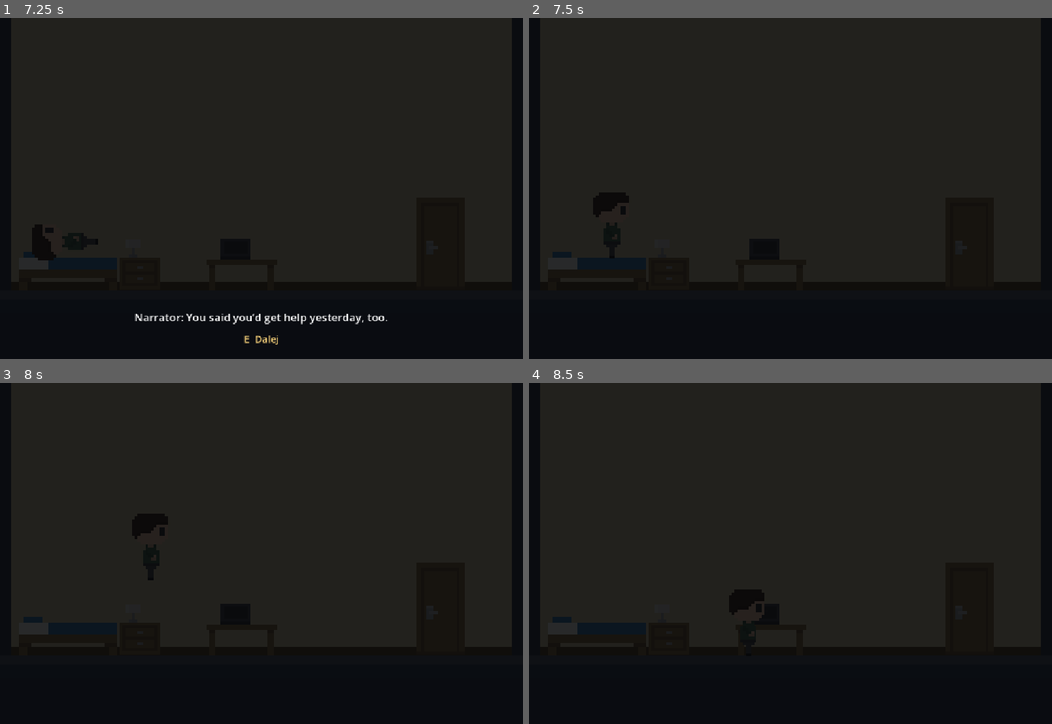
Above: before the commit, frames 1-4 (two rows, left to right).
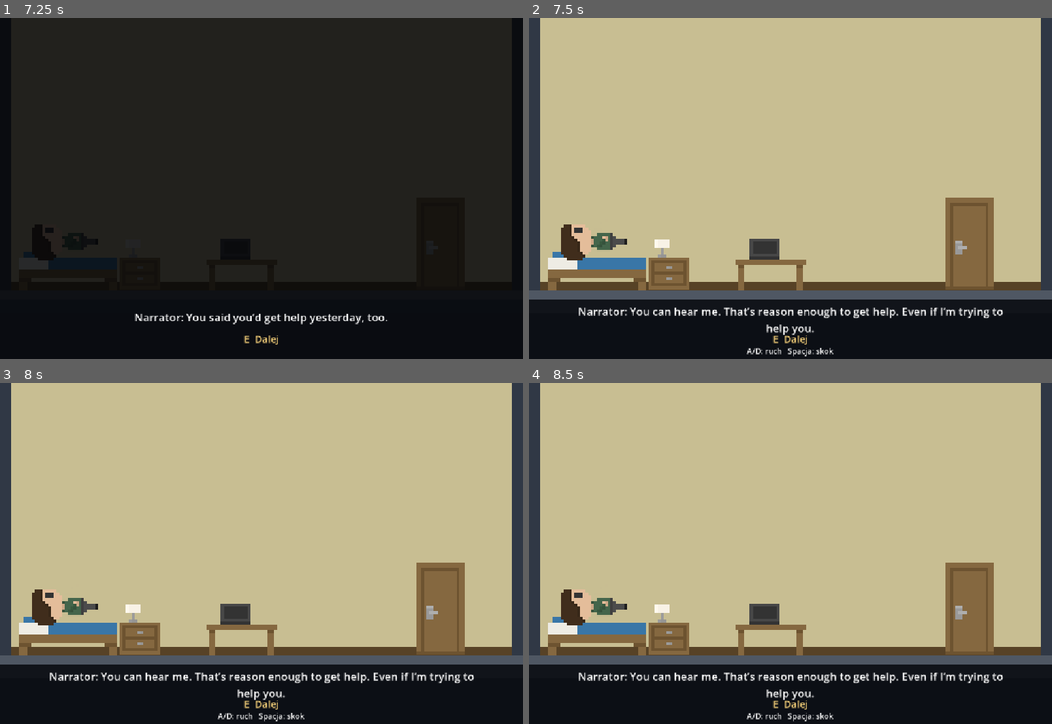
Above: after the commit, the same moments.

Repository: zjezdzalka/bounceBack
Game: Godot game, scene res://Scenes/Levels/room.tscn
Same seed, same stepped clock (60 frames per second), same inputs: the game is played once before the commit and once after it.
Inputs (mouse positions are in pixels of both pictures, inside the frame that each line leads up to):
- Up to frame 1 (7.25 s): tap Enter at 0.5, 2, 3.5 s; move the mouse to (376, 171) at 0.52 s; hold D 0.53-2.03 s; tap Q at 0.6, 3.6, 6.6 s; click (376, 171) at 0.67 s; tap Space at 0.77, 1.25, 1.52, 2.75, 3.02, 3.77, 4.25, 4.52, 6.02, 6.77 s; move the mouse to (156, 205) at 1.27 s; tap E at 1.35, 4.35 s; move the mouse to (313, 113) at 2.02 s; hold A 2.03-2.78 s; tap N at 2.1, 5.1 s; move the mouse to (235, 256) at 2.77 s; hold D 2.78-4.28 s; tap R at 2.85, 5.85 s; click (235, 256) at 2.92 s; move the mouse to (418, 239) at 3.52 s; move the mouse to (104, 137) at 4.27 s; hold A 4.28-5.03 s; move the mouse to (287, 188) at 5.02 s; hold D 5.03-5.78 s; click (287, 188) at 5.17 s; move the mouse to (183, 103) at 5.77 s; hold A from 5.78 s (still down); move the mouse to (376, 171) at 6.52 s
- Up to frame 2 (7.5 s): move the mouse to (685, 205) at 7.27 s; release A at 7.28 s; hold D from 7.28 s (still down); tap E at 7.35 s; click (685, 205) at 7.42 s
- Up to frame 3 (8 s): keep holding D; tap Space at 7.52 s
- Up to frame 4 (8.5 s): keep holding D; move the mouse to (842, 478) at 8.02 s; tap N at 8.1 s

Frame 1 is identical in both runs. In frame 2, 84% of the frame differs, in the area x 0-100%, y 0-100%; in frame 3, 84%; in frame 4, 84%.

Commit message:
cutscenka

Diff:
--- a/Scenes/Levels/house_level.gd
+++ b/Scenes/Levels/house_level.gd
@@ -181,9 +181,7 @@
 	target = ""
 	match stage:
 		Stage.ROOM:
-			if _near("Lamp", 112.0) and not lamp_on:
-				target = "Lamp"
-			elif _near("RoomKey", 65.0) and hallucinating and room_door_checked and not room_key:
+			if _near("RoomKey", 65.0) and hallucinating and room_door_checked and not room_key:
 				target = "RoomKey"
 			elif _near("Laptop") and lamp_on and not laptop_checked:
 				target = "Laptop"
@@ -255,16 +253,6 @@
 		_grab_prop()
 		return
 	match target:
-		"Lamp":
-			lamp_on = true
-			$Objects/Nightstand/LampOff.hide()
-			$Objects/Nightstand/LampOn.show()
-			darkness.hide()
-			_say([
-				"Narrator: You can hear me. That’s reason enough to get help. Even if I’m trying to help you.",
-				"Hero: Maybe I should listen to you this time.",
-				"Narrator: Good. Your laptop’s on the desk. Look up the nearest hospital."
-			])
 		"Laptop":
 			laptop_checked = true
 			$Objects/Desk/LaptopOff.hide()
@@ -419,6 +407,17 @@
 	player.set_physics_process(false)
 	_advance_dialogue()
 
+func _turn_on_lamp() -> void:
+	lamp_on = true
+	$Objects/Nightstand/LampOff.hide()
+	$Objects/Nightstand/LampOn.show()
+	darkness.hide()
+	_say([
+		"Narrator: You can hear me. That’s reason enough to get help. Even if I’m trying to help you.",
+		"Hero: Maybe I should listen to you this time.",
+		"Narrator: Good. Your laptop’s on the desk. Look up the nearest hospital."
+	])
+
 func _advance_dialogue() -> void:
 	if not lines.is_empty():
 		dialogue.text = lines.pop_front()
@@ -428,7 +427,10 @@
 		return
 	dialogue.hide()
 	if not woke_up:
-		_wake_up()  # the 3rd press of E ends the intro dialogue
+		if not lamp_on:
+			_turn_on_lamp()
+			return
+		_wake_up()
 	player.set_process_input(true)
 	player.set_physics_process(true)
 
@@ -455,7 +457,7 @@
 	if target in MOVABLE:
 		return "Chwyć"
 	return {
-		"Lamp": "Włącz lampkę", "Laptop": "Sprawdź laptopa", "RoomDoor": "Sprawdź drzwi",
+		"Laptop": "Sprawdź laptopa", "RoomDoor": "Sprawdź drzwi",
 		"RoomKey": "Podnieś klucz", "FrontDoor": "Sprawdź drzwi frontowe",
 		"CellarDoor": "Sprawdź drzwi do piwnicy", "ToolCabinet": "Przeszukaj szafkę",
 		"Gate": "Sprawdź kraty", "Climb": "Wespnij się po drabinie",
